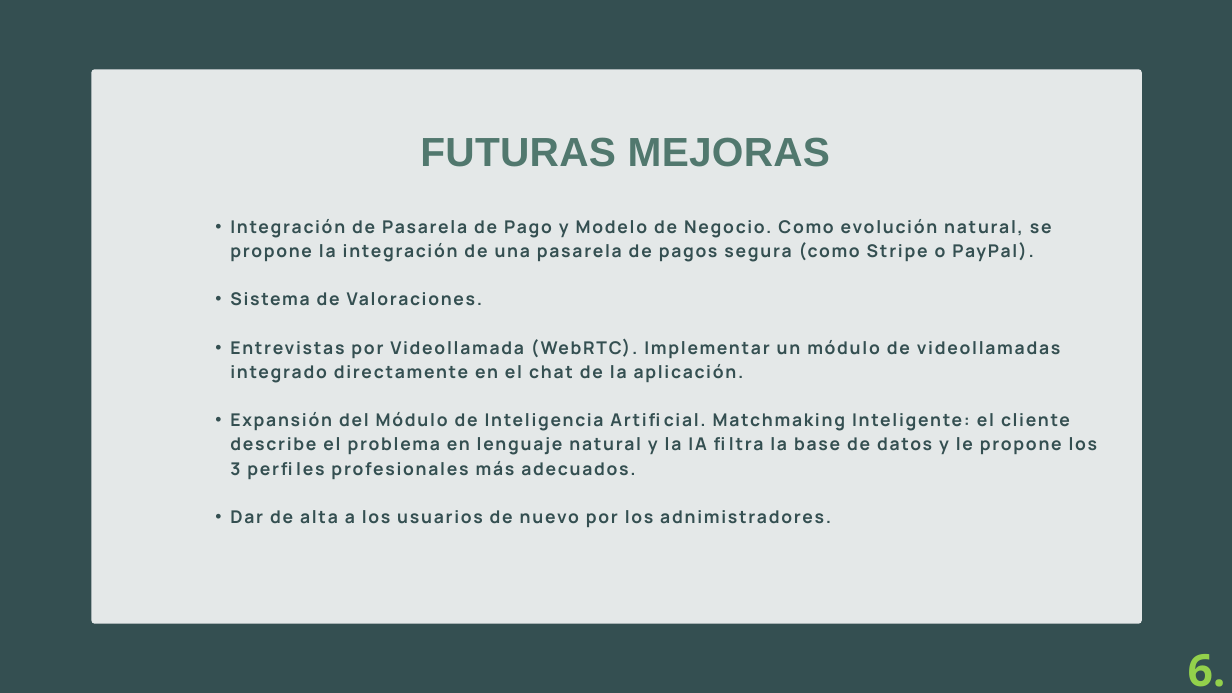
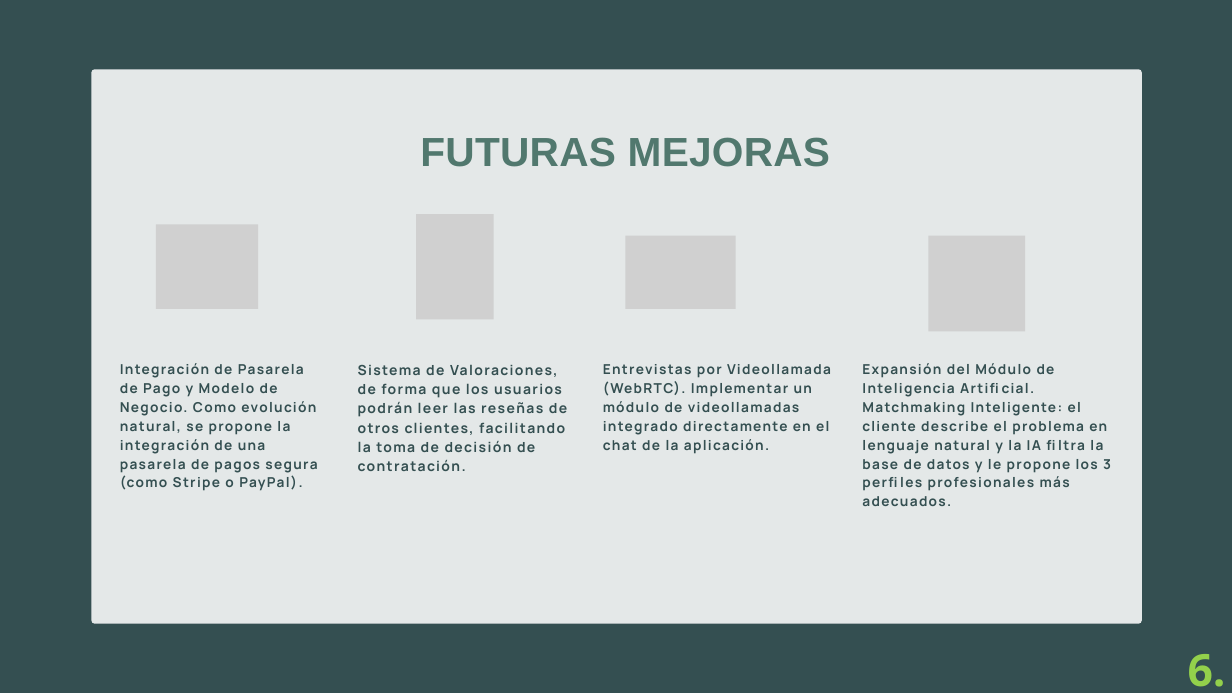
Before and after one commit to egilp04/TFG_Cuidados, a slide deck: slide 8 of documentacion_extra/presentacion/cuidaDos.pptx. Drawn at 1232x693 pixels with LibreOffice and Linux fonts; fonts in the diff are those of the drawing; grey boxes stand for pictures. Boxes give left, top, right and bottom in pixels: in the first picture for what was removed or moved away, otherwise in the second. Text is boxed around its words. In the diff, an @@ line names an element or a change of style, - is before the commit and + after.

```diff
--- a/documentacion_extra/presentacion/cuidaDos.pptx
+++ b/documentacion_extra/presentacion/cuidaDos.pptx
@@ picture added at [156,224,258,309] @@
@@ text at [230,219,1061,383]: paragraphs removed @@
-  • Integración de Pasarela de Pago y Modelo de Negocio. Como evolución natural, se propone la integración de una pasarela de pagos segura (como Stripe o PayPal).
-  • Sistema de Valoraciones.
-  • Entrevistas por Videollamada (WebRTC). Implementar un módulo de videollamadas integrado directamente en el chat de la aplicación.
@@ picture added at [416,214,494,320] @@
@@ picture added at [625,236,736,309] @@
@@ picture added at [928,236,1025,331] @@
@@ text "Expansión del Módulo de Inteligencia ...": place and size @@
-text "Expansión del Módulo de Inteligencia ..." at [230,219,1097,527]
+text "Expansión del Módulo de Inteligencia ..." at [862,363,1111,506]
@@ text "Expansión del Módulo de Inteligencia ..." at [862,363,1111,506]: size 20.5 to 16 pt, letter spacing 2 to 1.6 pt; bullet • to none; list level 2 to 1 in "Expansión del Módulo de Inteligencia ..."; line spacing 28.3pt to 22.1pt @@
@@ text added at [120,363,317,491], 16 pt, text #344F51, bold @@
+Integración de Pasarela de Pago y Modelo de Negocio. Como evolución natural, se propone la integración de una pasarela de pagos segura (como Stripe o PayPal).
@@ text added at [358,365,567,471], 16.3 pt, text #344F51, bold @@
+Sistema de Valoraciones, de forma que los usuarios podrán leer las reseñas de otros clientes, facilitando la toma de decisión de contratación.
@@ text added at [603,364,831,454], 16 pt, text #344F51, bold @@
+Entrevistas por Videollamada (WebRTC). Implementar un módulo de videollamadas integrado directamente en el chat de la aplicación.
@@ text at [230,510,831,527]: paragraph removed @@
-  • Dar de alta a los usuarios de nuevo por los adnimistradores.
```
Also in this commit, not shown: 4 other slides changed, 1 slide added, 1 slide removed, 1 other file.
